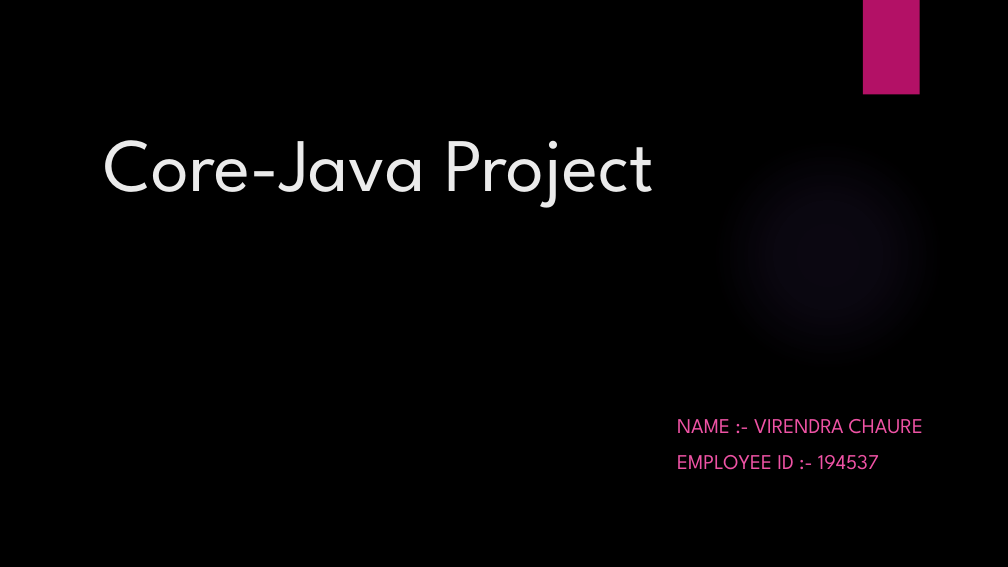
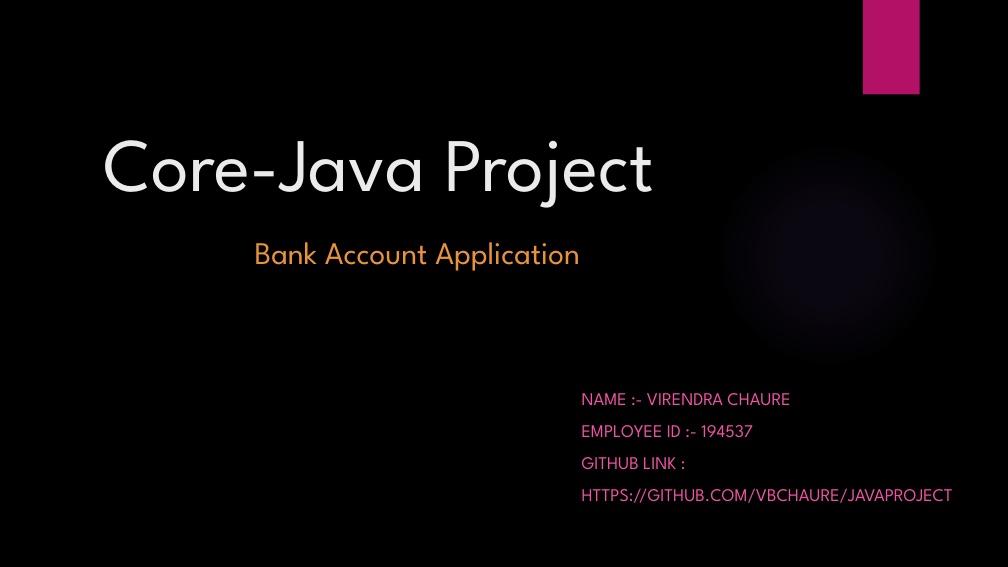
Before and after one commit to vbchaure/JavaProject, a slide deck: slide 1 of Core-Java Project.pptx. Drawn at 1008x567 pixels with LibreOffice and Linux fonts; fonts in the diff are those of the drawing; background and template pictures are left out. Boxes give left, top, right and bottom in pixels: in the first picture for what was removed or moved away, otherwise in the second. Text is boxed around its words. In the diff, an @@ line names an element or a change of style, - is before the commit and + after.

```diff
--- a/Core-Java Project.pptx
+++ b/Core-Java Project.pptx
@@ text added at <box>255,242,580,271</box>, 30 pt, text #E9943A @@
+Bank Account Application
@@ subtitle "NAME :- VIRENDRA CHAURE": place and size @@
-subtitle "NAME :- VIRENDRA CHAURE" at <box>677,419,923,470</box>
+subtitle "NAME :- VIRENDRA CHAURE" at <box>582,393,953,503</box>
@@ subtitle at <box>582,393,790,438</box>: size 20 to 17 pt in "NAME :- VIRENDRA CHAURE", "EMPLOYEE ID :- 194537" @@
@@ subtitle at <box>582,457,953,503</box>: paragraphs added @@
+GITHUB LINK :
+HTTPS://GITHUB.COM/VBCHAURE/JAVAPROJECT
```
